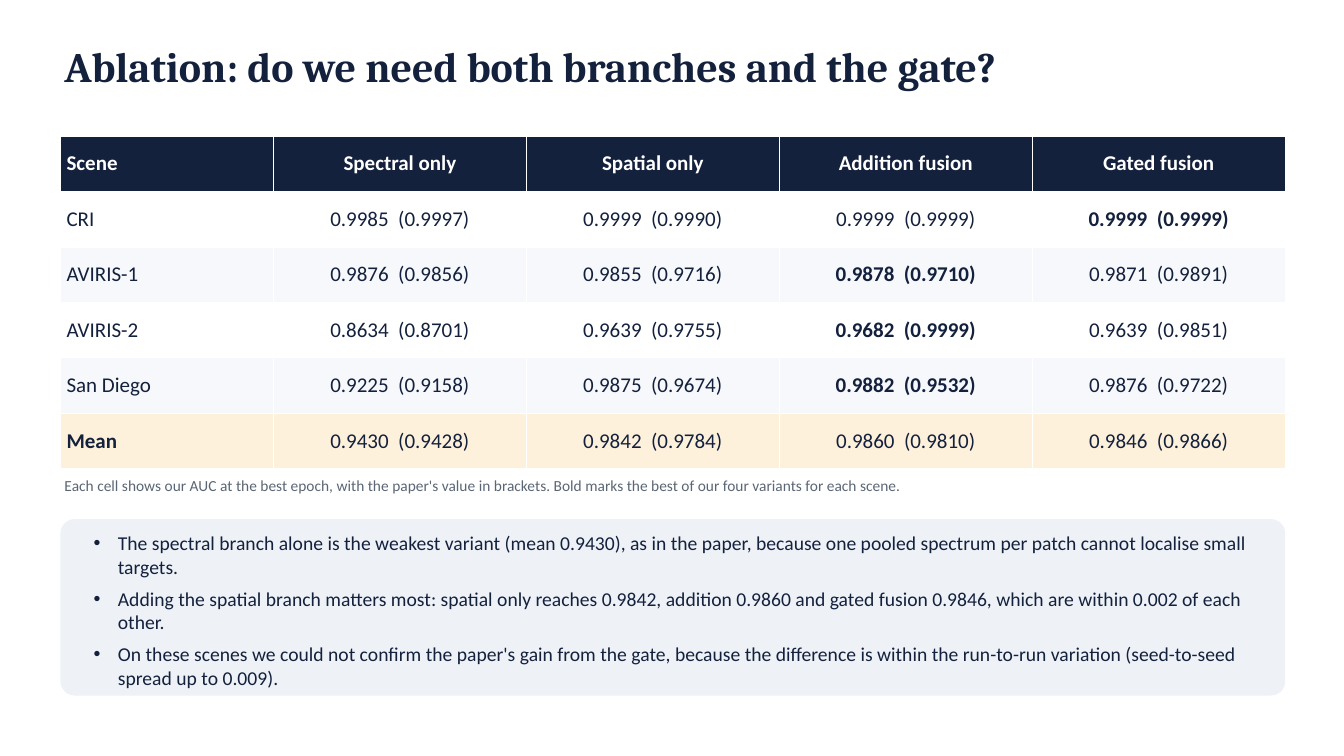
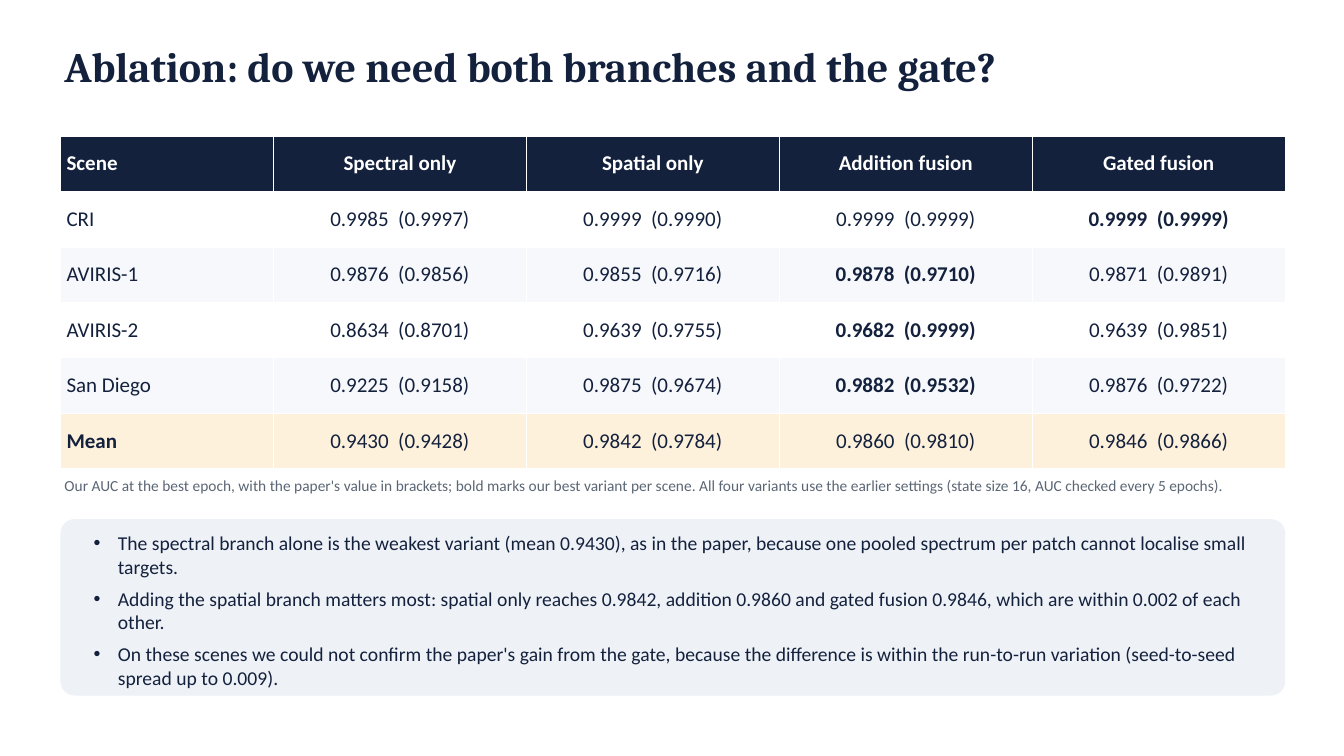
Before and after one commit to SaarthakG-Dtu/Hyperspectral_Anomaly_Detection, a slide deck: slide 13 of presentation/DMS2F-HAD_presentation.pptx. Drawn at 1344x756 pixels with LibreOffice and Linux fonts; fonts in the diff are those of the drawing. Boxes give left, top, right and bottom in pixels: in the first picture for what was removed or moved away, otherwise in the second. Text is boxed around its words. In the diff, an @@ line names an element or a change of style, - is before the commit and + after.

```diff
--- a/presentation/DMS2F-HAD_presentation.pptx
+++ b/presentation/DMS2F-HAD_presentation.pptx
@@ text at (x1=64, y1=480, x2=1222, y2=494): text changed @@
-Each cell shows our AUC at the best epoch, with the paper's value in brackets. Bold marks the best of our four variants for each scene.
+Our AUC at the best epoch, with the paper's value in brackets; bold marks our best variant per scene. All four variants use the earlier settings (state size 16, AUC checked every 5 epochs).
```
Also in this commit, not shown: 9 other slides changed, 36 other files.
